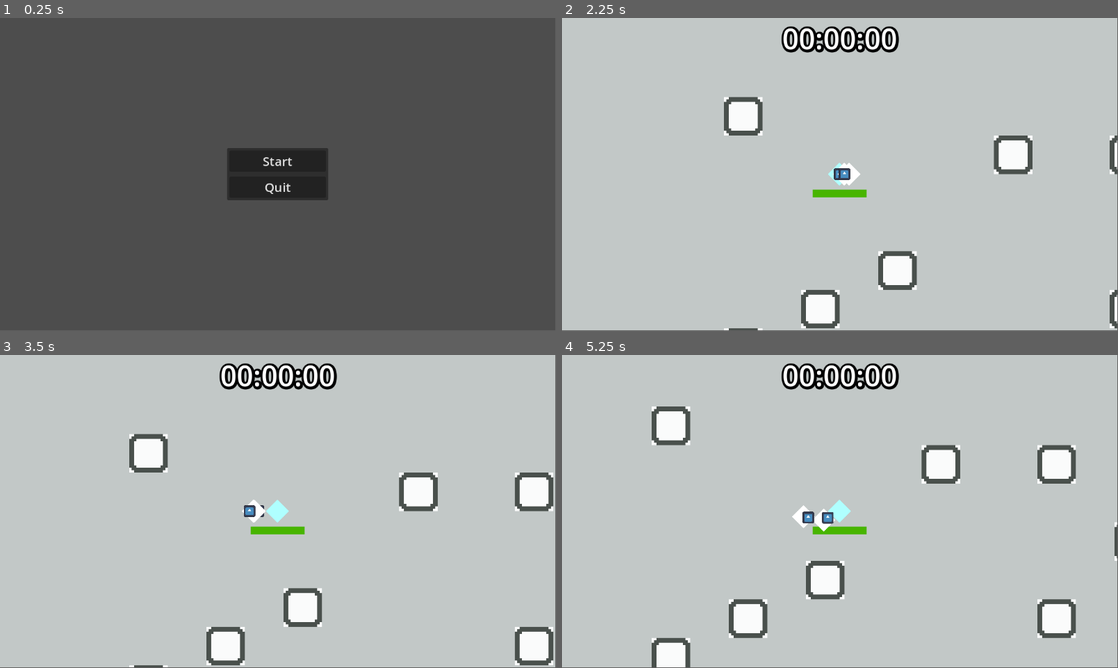
Above: before the commit, frames 1-4 (two rows, left to right).
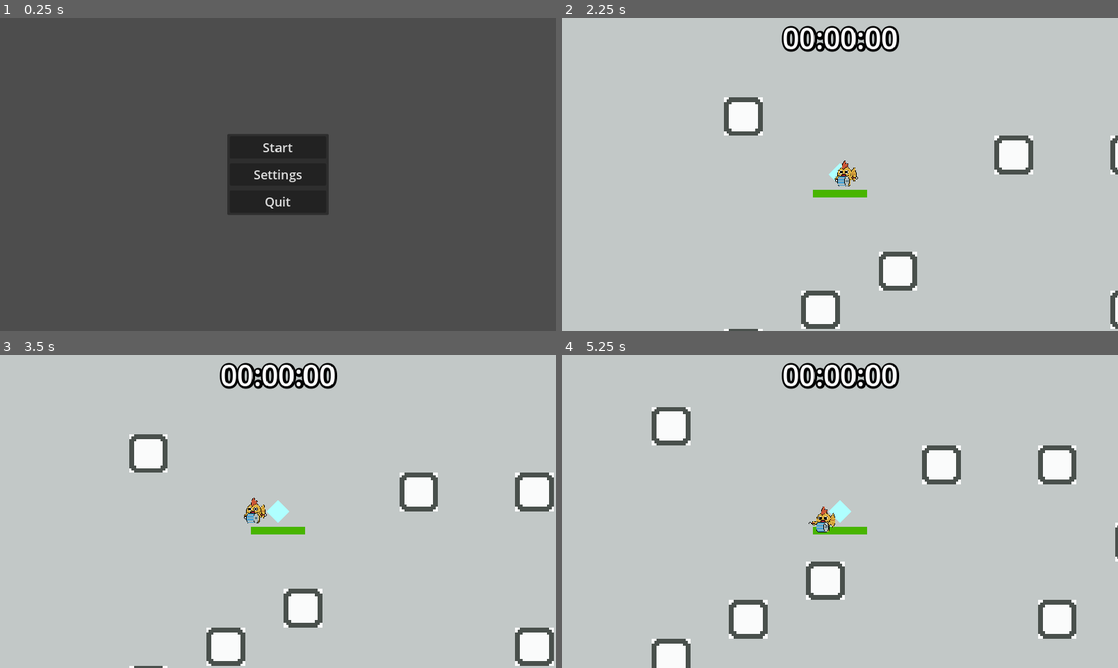
Above: after the commit, the same moments.

Repository: Hokome/GMTK-2024
Game: Godot game, scene res://ui/menus/menu.tscn
The game is run twice, just before and just after one commit, with the same random seed, the same clock (stepped at 60 frames per second) and the same inputs. The engine's default icon, where the game draws it, is replaced by a stand-in: a white triangle on a blue panel in a dark square.
Inputs (mouse positions are in pixels of both pictures, inside the frame that each line leads up to):
- Up to frame 1 (0.25 s): no input
- Up to frame 2 (2.25 s): click (840, 174) at 0.5 s, where only the run after the commit has a clickable "Settings"; click (840, 271) at 1.25 s, where only the run after the commit has a clickable "Save"; click "Start" at 2 s
- Up to frame 3 (3.5 s): tap Enter at 2.75 s; hold D (move_right) from 2.78 s (still down)
- Up to frame 4 (5.25 s): release D (move_right) at 3.53 s; hold S (move_down) 3.53-4.28 s; hold D (move_right) 4.28-5.03 s; hold W (move_up) from 5.03 s (still down)
In our replay, the window is 799x449 before the commit and 800x450 after it. These sizes can differ from the game's own. Grey fills any space a smaller window leaves; there, only what the larger window draws over its background counts as a difference.

The runs differ from the first frame. In frame 1, 2.0% of the frame differs, in the area x 40-60%, y 37-63%; in frame 2, 1.4%; in frame 3, 1.4%; in frame 4, 1.8%.

Commit message:
Member sprite, track and volume sliders

Diff:
--- /dev/null
+++ b/assets/animations/bass_drum_frames.tres
@@ -0,0 +1,25 @@
+[gd_resource type="SpriteFrames" load_steps=4 format=3 uid="uid://fs8hx11p1sf5"]
+
+[ext_resource type="Texture2D" uid="uid://b58lpwikkpg4r" path="res://assets/members/member_bass_drum.png" id="1_isvxx"]
+
+[sub_resource type="AtlasTexture" id="AtlasTexture_vskgv"]
+atlas = ExtResource("1_isvxx")
+region = Rect2(0, 0, 64, 64)
+
+[sub_resource type="AtlasTexture" id="AtlasTexture_x3j5s"]
+atlas = ExtResource("1_isvxx")
+region = Rect2(64, 0, 64, 64)
+
+[resource]
+animations = [{
+"frames": [{
+"duration": 1.0,
+"texture": SubResource("AtlasTexture_vskgv")
+}, {
+"duration": 1.0,
+"texture": SubResource("AtlasTexture_x3j5s")
+}],
+"loop": true,
+"name": &"default",
+"speed": 5.0
+}]
--- /dev/null
+++ b/assets/animations/tuba_frames.tres
@@ -0,0 +1,3 @@
+[gd_resource type="SpriteFrames" format=3 uid="uid://dar6f72pesydp"]
+
+[resource]
--- a/assets/upgrades/bass_drum_upgrade.tres
+++ b/assets/upgrades/bass_drum_upgrade.tres
@@ -1,8 +1,14 @@
-[gd_resource type="Resource" script_class="BandMemberUpgrade" load_steps=2 format=3 uid="uid://b1ij5mwc11igi"]
+[gd_resource type="Resource" script_class="BandMemberUpgrade" load_steps=5 format=3 uid="uid://b1ij5mwc11igi"]
 
 [ext_resource type="Script" path="res://scripts/band_member_upgrade.gd" id="1_iubgc"]
+[ext_resource type="PackedScene" uid="uid://ufjfp4n1g7ft" path="res://scenes/attacks/bass_drum_attack.tscn" id="1_vqno8"]
+[ext_resource type="SpriteFrames" uid="uid://fs8hx11p1sf5" path="res://assets/animations/bass_drum_frames.tres" id="2_7bwjt"]
+[ext_resource type="AudioStream" uid="uid://7fkyjiu3f4o8" path="res://assets/music/100bpm_main_loop/bass_drum.wav" id="2_18rtv"]
 
 [resource]
 script = ExtResource("1_iubgc")
 title = "Bass Drum"
-description = ""
+description = "Deals damage in a large area around the musician."
+attack = ExtResource("1_vqno8")
+frames = ExtResource("2_7bwjt")
+track = ExtResource("2_18rtv")
--- a/assets/upgrades/snare_drum_upgrade.tres
+++ b/assets/upgrades/snare_drum_upgrade.tres
@@ -1,8 +1,10 @@
-[gd_resource type="Resource" script_class="BandMemberUpgrade" load_steps=2 format=3 uid="uid://bx4f0amcgwc48"]
+[gd_resource type="Resource" script_class="BandMemberUpgrade" load_steps=3 format=3 uid="uid://bx4f0amcgwc48"]
 
 [ext_resource type="Script" path="res://scripts/band_member_upgrade.gd" id="1_7c70m"]
+[ext_resource type="AudioStream" uid="uid://bd27ogaimm87t" path="res://assets/music/100bpm_main_loop/snare_drum.wav" id="2_h40ex"]
 
 [resource]
 script = ExtResource("1_7c70m")
 title = "Snare Drum"
 description = "Deals high damage in random spots around the musician"
+track = ExtResource("2_h40ex")
--- a/project.godot
+++ b/project.godot
@@ -19,6 +19,10 @@
 
 game="*res://scripts/game.gd"
 hud="*res://ui/hud.tscn"
+
+[display]
+
+window/stretch/mode="canvas_items"
 
 [dotnet]
 
--- /dev/null
+++ b/scenes/attacks/bass_drum_attack.tscn
@@ -0,0 +1,3 @@
+[gd_scene format=3 uid="uid://ufjfp4n1g7ft"]
+
+[node name="bass_drum_attack" type="Node2D"]
--- a/scenes/band_member.tscn
+++ b/scenes/band_member.tscn
@@ -1,8 +1,7 @@
-[gd_scene load_steps=5 format=3 uid="uid://boce5pptt2kbd"]
+[gd_scene load_steps=4 format=3 uid="uid://boce5pptt2kbd"]
 
 [ext_resource type="Script" path="res://scripts/entity.gd" id="1_tbeal"]
 [ext_resource type="Script" path="res://scripts/band_member_controller.gd" id="2_w6x3n"]
-[ext_resource type="Texture2D" uid="uid://c566mf4uh2xvs" path="res://icon.svg" id="3_ytr2d"]
 
 [sub_resource type="CircleShape2D" id="CircleShape2D_q2ble"]
 radius = 24.0
@@ -14,17 +13,10 @@
 script = ExtResource("1_tbeal")
 speed = 100.0
 
-[node name="member_controller" type="Node" parent="." node_paths=PackedStringArray("pointer")]
+[node name="sprite" type="AnimatedSprite2D" parent="."]
+
+[node name="member_controller" type="Node" parent="."]
 script = ExtResource("2_w6x3n")
-pointer = NodePath("../sprite_2d")
-
-[node name="placeholder" type="Polygon2D" parent="."]
-polygon = PackedVector2Array(0, -24, 24, 0, 0, 24, -24, 0)
 
 [node name="collider" type="CollisionShape2D" parent="."]
 shape = SubResource("CircleShape2D_q2ble")
-
-[node name="sprite_2d" type="Sprite2D" parent="."]
-position = Vector2(0, 50)
-scale = Vector2(0.1875, 0.1875)
-texture = ExtResource("3_ytr2d")
--- /dev/null
+++ b/scripts/attack_source.gd
@@ -0,0 +1,9 @@
+extends Node
+class_name AttackSource
+
+var attack_scene: PackedScene
+
+@onready var timer := Timer.new()
+
+func _ready() -> void:
+	add_child(timer)
--- a/scripts/band_leader.gd
+++ b/scripts/band_leader.gd
@@ -3,6 +3,7 @@
 
 # May become child script instead of entity
 var band_members: Array[Entity]
+var track_players: Dictionary
 
 func _ready() -> void:
 	band_members = [get_parent()]
@@ -12,3 +13,15 @@
 	print(str(member.front_member.position) + " " + member.front_member.name)
 	get_parent().get_parent().add_child(member.get_parent())
 	band_members.append(member.entity)
+
+func add_track(track: AudioStreamWAV) -> void:
+	if track_players.has(track): return
+
+	var track_player := AudioStreamPlayer.new()
+	track_player.stream = track
+	track_player.bus = "Music"
+	add_child(track_player)
+	track_players[track] = track_player
+	track_player.play()
+
+	track_player.finished.connect(track_player.play)
--- a/scripts/band_member_controller.gd
+++ b/scripts/band_member_controller.gd
@@ -5,8 +5,6 @@
 
 var front_member: Entity
 @onready var entity: Entity = get_parent()
-#just for debugging purposes
-@export var pointer:Sprite2D
 
 func _ready() -> void:
 	entity.position = front_member.position + Vector2(10,0)
@@ -16,5 +14,3 @@
 	var direction := front_member.position - entity.position
 	if direction.length_squared() > TARGET_DISTANCE * TARGET_DISTANCE:
 		entity.movement_direction = direction.normalized()
-
-	pointer.position = 10*direction.normalized()
--- a/scripts/band_member_upgrade.gd
+++ b/scripts/band_member_upgrade.gd
@@ -4,4 +4,6 @@
 @export var title: String
 @export_multiline var description: String
 @export var attack: PackedScene
+@export var frames: SpriteFrames
 @export var icon: Texture2D
+@export var track: AudioStreamWAV
--- a/scripts/game.gd
+++ b/scripts/game.gd
@@ -1,5 +1,8 @@
 extends Node
 class_name Game
+
+const BPM: float = 100.0
+const ANIMATION_FPS: float = (BPM / 60.0)
 
 var menu: MenuManager
 var player: Entity
@@ -35,15 +38,22 @@
 	add_child(player)
 	player.get_node("health").died.connect(game_over)
 
-	spawn_member()
-	spawn_member()
+	spawn_member(upgrades[0])
 
-func spawn_member():
+func spawn_member(upgrade: BandMemberUpgrade):
 	var member_scene := preload("res://scenes/band_member.tscn")
 	var member_entity: Entity = member_scene.instantiate()
 	member_entity.name = "member"
 	var member: BandMemberController = member_entity.get_node("member_controller")
-	player.get_node("band_leader").add_member(member)
+	var leader: BandLeader = player.get_node("band_leader")
+	leader.add_member(member)
+	leader.add_track(upgrade.track)
+
+	var sprite: AnimatedSprite2D = member_entity.get_node("sprite")
+	sprite.sprite_frames = upgrade.frames
+	upgrade.frames.set_animation_speed("default", ANIMATION_FPS)
+	sprite.animation = "default"
+	sprite.play()
 
 func game_over():
 	paused = true
@@ -60,5 +70,6 @@
 	if event.is_echo(): return
 	if event.is_pressed():
 		if event.is_action("pause"):
+			if !started: return
 			menu.select_menu("pause")
 			paused = true
--- a/ui/main_theme.tres
+++ b/ui/main_theme.tres
@@ -20,6 +20,8 @@
 BoxContainer/constants/separation = 10
 FullScreenPanel/base_type = &"Panel"
 FullScreenPanel/styles/panel = SubResource("StyleBoxTexture_pyv1b")
+GridContainer/constants/h_separation = 10
+GridContainer/constants/v_separation = 10
 HealthBar/base_type = &"ProgressBar"
 HealthBar/styles/background = SubResource("StyleBoxFlat_p20wd")
 HealthBar/styles/fill = SubResource("StyleBoxFlat_bh0ic")
--- a/ui/menus/main_menu.gd
+++ b/ui/menus/main_menu.gd
@@ -5,5 +5,8 @@
 	game.start()
 	game.menu.select_menu(null)
 
+func _on_settings_pressed() -> void:
+	game.menu.push_menu("settings")
+
 func _on_quit_pressed() -> void:
 	get_tree().quit()
--- a/ui/menus/main_menu.tscn
+++ b/ui/menus/main_menu.tscn
@@ -30,10 +30,16 @@
 theme = ExtResource("2_qtk7b")
 text = "Start"
 
+[node name="settings" type="Button" parent="panel_container/margin_container/v_box_container"]
+layout_mode = 2
+theme = ExtResource("2_qtk7b")
+text = "Settings"
+
 [node name="quit" type="Button" parent="panel_container/margin_container/v_box_container"]
 layout_mode = 2
 theme = ExtResource("2_qtk7b")
 text = "Quit"
 
 [connection signal="pressed" from="panel_container/margin_container/v_box_container/start" to="." method="_on_start_pressed"]
+[connection signal="pressed" from="panel_container/margin_container/v_box_container/settings" to="." method="_on_settings_pressed"]
 [connection signal="pressed" from="panel_container/margin_container/v_box_container/quit" to="." method="_on_quit_pressed"]
--- a/ui/menus/menu.tscn
+++ b/ui/menus/menu.tscn
@@ -1,9 +1,10 @@
-[gd_scene load_steps=5 format=3 uid="uid://b77xytamp54p"]
+[gd_scene load_steps=6 format=3 uid="uid://b77xytamp54p"]
 
 [ext_resource type="Script" path="res://ui/menus/menu_manager.gd" id="1_kvpfr"]
 [ext_resource type="PackedScene" uid="uid://borujsk6gckfo" path="res://ui/menus/main_menu.tscn" id="1_uwpqo"]
 [ext_resource type="PackedScene" uid="uid://cfm2tg2ad6ft6" path="res://ui/menus/pause_menu.tscn" id="3_658fm"]
 [ext_resource type="PackedScene" uid="uid://d1sp481g8ifss" path="res://ui/menus/game_over_menu.tscn" id="4_7ehcl"]
+[ext_resource type="PackedScene" uid="uid://7jop3ik8ticy" path="res://ui/menus/settings_menu.tscn" id="5_3nv4c"]
 
 [node name="menu" type="CanvasLayer" node_paths=PackedStringArray("starting_menu")]
 script = ExtResource("1_kvpfr")
@@ -16,3 +17,6 @@
 
 [node name="game_over" parent="." instance=ExtResource("4_7ehcl")]
 visible = false
+
+[node name="settings" parent="." instance=ExtResource("5_3nv4c")]
+visible = false
--- a/ui/menus/menu_manager.gd
+++ b/ui/menus/menu_manager.gd
@@ -4,12 +4,14 @@
 @export var starting_menu: Control
 
 var current_menu: Control
+var menu_stack: Array[Control] = []
 
 func _ready():
 	game.menu = self
 	select_menu(starting_menu)
 
 func select_menu(menu):
+	menu_stack.clear()
 	if current_menu:
 		current_menu.visible = false
 
@@ -24,5 +26,30 @@
 	if current_menu:
 		current_menu.visible = true
 
+func push_menu(menu):
+	if menu == null: return
+
+	var next_menu: Control
+	if menu is String:
+		if menu.is_empty(): return
+		next_menu = get_node(menu)
+	if menu is Control:
+		next_menu = menu
+
+	if current_menu != null:
+		current_menu.visible = false
+		menu_stack.push_back(current_menu)
+
+	current_menu = next_menu
+	current_menu.visible = true
+
+func back() -> void:
+	if menu_stack.is_empty(): return
+
+	current_menu.visible = false
+
+	current_menu = menu_stack.pop_back()
+	current_menu.visible = true
+
 func exit():
 	get_tree().quit()
--- a/ui/menus/pause_menu.gd
+++ b/ui/menus/pause_menu.gd
@@ -1,8 +1,11 @@
 extends Control
 
-func _on_resume_btn_pressed() -> void:
+func _on_resume_pressed() -> void:
 	game.paused = false
 	game.menu.select_menu(null)
 
-func _on_quit_btn_pressed() -> void:
+func _on_settings_pressed() -> void:
+	game.menu.push_menu("settings")
+
+func _on_quit_pressed() -> void:
 	get_tree().quit()
--- a/ui/menus/pause_menu.tscn
+++ b/ui/menus/pause_menu.tscn
@@ -42,17 +42,24 @@
 theme = ExtResource("3_2ux82")
 alignment = 1
 
-[node name="resume_btn" type="Button" parent="center_container/v_box_container/button_container"]
+[node name="resume" type="Button" parent="center_container/v_box_container/button_container"]
 layout_mode = 2
 size_flags_horizontal = 3
 theme = ExtResource("3_2ux82")
 text = "Resume"
 
-[node name="quit_btn" type="Button" parent="center_container/v_box_container/button_container"]
+[node name="settings" type="Button" parent="center_container/v_box_container/button_container"]
+layout_mode = 2
+size_flags_horizontal = 3
+theme = ExtResource("3_2ux82")
+text = "Settings"
+
+[node name="quit" type="Button" parent="center_container/v_box_container/button_container"]
 layout_mode = 2
 size_flags_horizontal = 3
 theme = ExtResource("3_2ux82")
 text = "Quit"
 
-[connection signal="pressed" from="center_container/v_box_container/button_container/resume_btn" to="." method="_on_resume_btn_pressed"]
-[connection signal="pressed" from="center_container/v_box_container/button_container/quit_btn" to="." method="_on_quit_btn_pressed"]
+[connection signal="pressed" from="center_container/v_box_container/button_container/resume" to="." method="_on_resume_pressed"]
+[connection signal="pressed" from="center_container/v_box_container/button_container/settings" to="." method="_on_settings_pressed"]
+[connection signal="pressed" from="center_container/v_box_container/button_container/quit" to="." method="_on_quit_pressed"]
--- /dev/null
+++ b/ui/menus/settings_menu.gd
@@ -0,0 +1,21 @@
+extends Control
+class_name SettingsMenu
+
+func _ready() -> void:
+	AudioServer.add_bus()
+	AudioServer.add_bus()
+	AudioServer.set_bus_name(1, "Music")
+	AudioServer.set_bus_name(2, "SFX")
+
+func slider_to_db(value: float) -> float:
+	return lerpf(-20, 0, value / 100.0)
+
+func _on_audio_slider_value_changed(value: float, channel: StringName) -> void:
+	var bus_index := AudioServer.get_bus_index(channel)
+	AudioServer.set_bus_mute(bus_index, value <= 0)
+
+	var volume_db := slider_to_db(value)
+	AudioServer.set_bus_volume_db(bus_index, volume_db)
+
+func _on_save_pressed() -> void:
+	game.menu.back()
--- a/ui/menus/settings_screen.tscn
+++ b/ui/menus/settings_menu.tscn
@@ -1,14 +1,16 @@
-[gd_scene load_steps=2 format=3 uid="uid://7jop3ik8ticy"]
+[gd_scene load_steps=3 format=3 uid="uid://7jop3ik8ticy"]
 
-[ext_resource type="Theme" uid="uid://cabxqkghtkxtt" path="res://ui/main_theme.tres" id="1_h68wd"]
+[ext_resource type="Theme" uid="uid://cabxqkghtkxtt" path="res://ui/main_theme.tres" id="1_gyqtf"]
+[ext_resource type="Script" path="res://ui/menus/settings_menu.gd" id="2_yvih8"]
 
-[node name="panel" type="Panel"]
+[node name="settings" type="Panel"]
 anchors_preset = 15
 anchor_right = 1.0
 anchor_bottom = 1.0
 grow_horizontal = 2
 grow_vertical = 2
-theme = ExtResource("1_h68wd")
+theme = ExtResource("1_gyqtf")
+script = ExtResource("2_yvih8")
 
 [node name="center_container" type="CenterContainer" parent="."]
 layout_mode = 1
@@ -73,38 +75,38 @@
 custom_minimum_size = Vector2(100, 10)
 layout_mode = 2
 size_flags_horizontal = 3
-theme = ExtResource("1_h68wd")
+theme = ExtResource("1_gyqtf")
 theme_override_constants/outline_size = 0
 
 [node name="h_separator" type="HSeparator" parent="center_container/entire_container/v_box_container"]
 layout_mode = 2
-theme = ExtResource("1_h68wd")
+theme = ExtResource("1_gyqtf")
 
 [node name="music_container" type="GridContainer" parent="center_container/entire_container/v_box_container"]
 custom_minimum_size = Vector2(300, 0)
 layout_mode = 2
-theme = ExtResource("1_h68wd")
+theme = ExtResource("1_gyqtf")
 columns = 3
 
 [node name="master_slider" type="VSlider" parent="center_container/entire_container/v_box_container/music_container"]
 custom_minimum_size = Vector2(0, 100)
 layout_mode = 2
 size_flags_horizontal = 3
-value = 50.0
+value = 100.0
 tick_count = 4
 
 [node name="music_slider" type="VSlider" parent="center_container/entire_container/v_box_container/music_container"]
 custom_minimum_size = Vector2(0, 100)
 layout_mode = 2
 size_flags_horizontal = 3
-value = 50.0
+value = 100.0
 tick_count = 4
 
 [node name="sfx_slider" type="VSlider" parent="center_container/entire_container/v_box_container/music_container"]
 custom_minimum_size = Vector2(0, 100)
 layout_mode = 2
 size_flags_horizontal = 3
-value = 50.0
+value = 100.0
 tick_count = 4
 
 [node name="master_label" type="Label" parent="center_container/entire_container/v_box_container/music_container"]
@@ -131,23 +133,28 @@
 theme_type_variation = &"HeaderSmall"
 theme_override_colors/font_shadow_color = Color(0, 0, 0, 0)
 theme_override_constants/outline_size = 0
-text = "Sfx
-"
+text = "SFX"
 horizontal_alignment = 1
 
 [node name="btn_container" type="HBoxContainer" parent="center_container/entire_container/v_box_container"]
 layout_mode = 2
-theme = ExtResource("1_h68wd")
+theme = ExtResource("1_gyqtf")
 
-[node name="save_button" type="Button" parent="center_container/entire_container/v_box_container/btn_container"]
+[node name="save" type="Button" parent="center_container/entire_container/v_box_container/btn_container"]
 layout_mode = 2
 size_flags_horizontal = 3
-theme = ExtResource("1_h68wd")
+theme = ExtResource("1_gyqtf")
 text = "Save"
 
-[node name="back_button" type="Button" parent="center_container/entire_container/v_box_container/btn_container"]
+[node name="back" type="Button" parent="center_container/entire_container/v_box_container/btn_container"]
+visible = false
 layout_mode = 2
 size_flags_horizontal = 3
-theme = ExtResource("1_h68wd")
+theme = ExtResource("1_gyqtf")
 text = "Back
 "
+
+[connection signal="value_changed" from="center_container/entire_container/v_box_container/music_container/master_slider" to="." method="_on_audio_slider_value_changed" binds= [&"Master"]]
+[connection signal="value_changed" from="center_container/entire_container/v_box_container/music_container/music_slider" to="." method="_on_audio_slider_value_changed" binds= [&"Music"]]
+[connection signal="value_changed" from="center_container/entire_container/v_box_container/music_container/sfx_slider" to="." method="_on_audio_slider_value_changed" binds= [&"SFX"]]
+[connection signal="pressed" from="center_container/entire_container/v_box_container/btn_container/save" to="." method="_on_save_pressed"]
Not shown, added: assets/members/member_bass_drum.png.import
Not shown, added: assets/members/member_trumpet.png.import
Not shown, added: assets/members/member_tuba.png.import
Not shown: 4 places in ui/menus/settings_menu.tscn that only renumber resources
